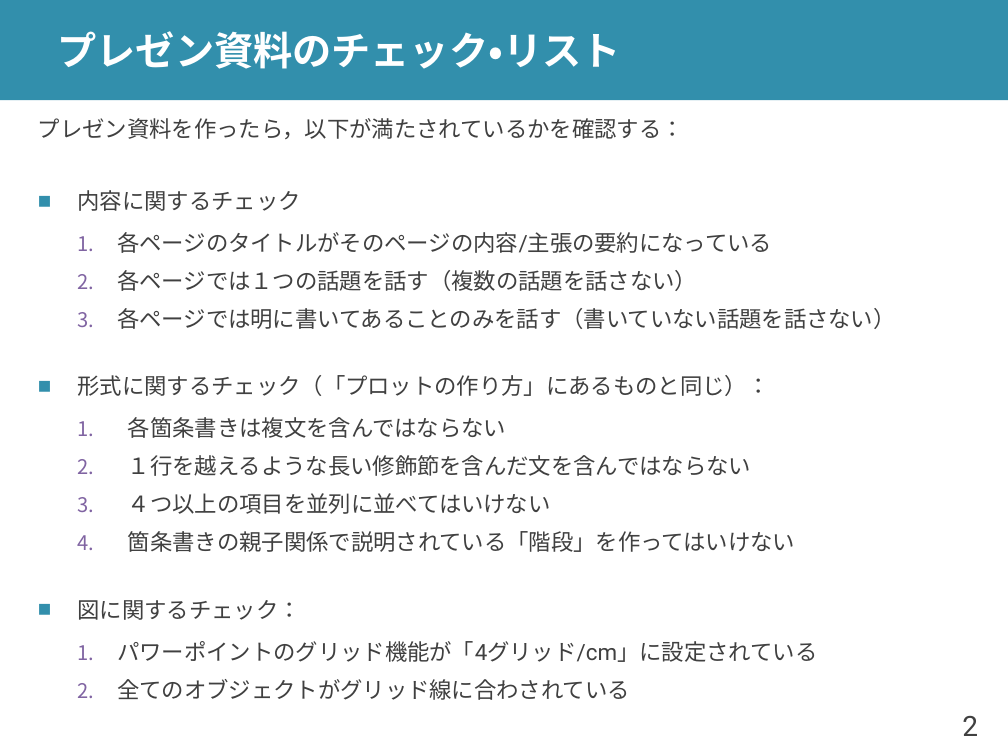
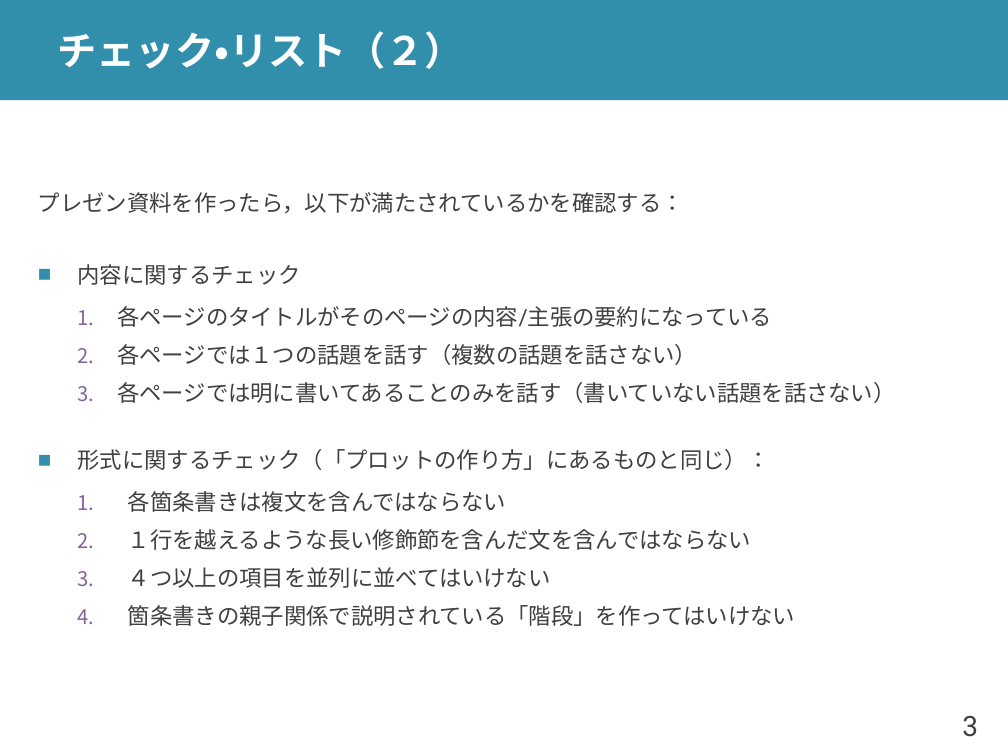
Before and after one commit to shioya-lab/how-to, a slide deck: slide 3 of slide.pptx (slide 2 before the commit). Drawn at 1008x756 pixels with LibreOffice and Linux fonts; fonts in the diff are those of the drawing. Boxes give left, top, right and bottom in pixels: in the first picture for what was removed or moved away, otherwise in the second. Text is boxed around its words. In the diff, an @@ line names an element or a change of style, - is before the commit and + after.

```diff
--- a/slide.pptx
+++ b/slide.pptx
@@ title at (58, 31, 464, 69): text changed @@
-プレゼン資料のチェック・リスト
+チェック・リスト（２）
@@ text at (78, 600, 817, 700): paragraphs removed @@
-■ 図に関するチェック：
-  1. パワーポイントのグリッド機能が「4グリッド/cm」に設定されている
-  2. 全てのオブジェクトがグリッド線に合わされている
@@ page number at (962, 716, 978, 737): text changed @@
-2
+3
```
Also in this commit, not shown: 12 other slides changed, 6 slides added, 1 other file.
